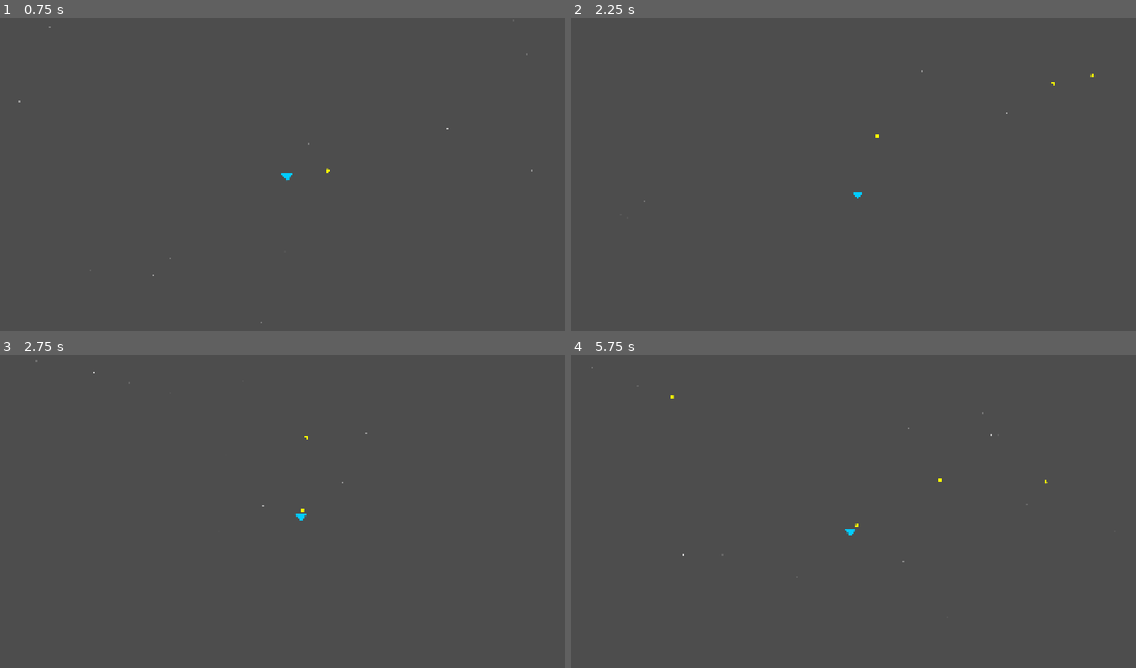
Above: before the commit, frames 1-4 (two rows, left to right).
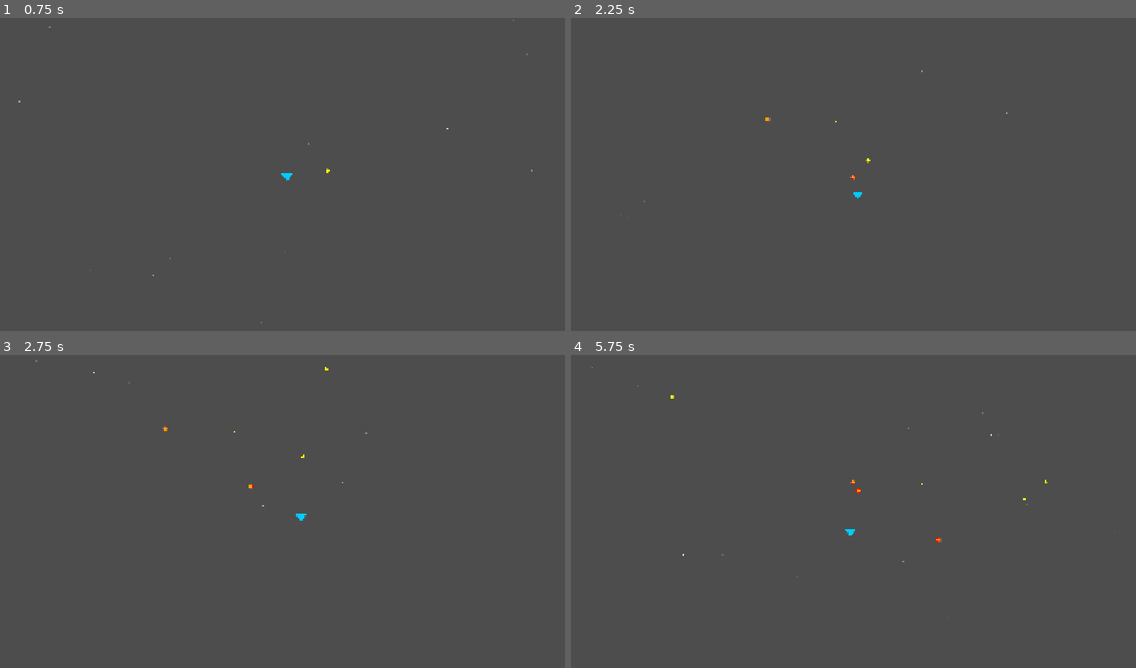
Above: after the commit, the same moments.

Repository: djxqwq/Stellar-Pedigree
Game: Godot game, scene res://src/scenes/Main.tscn
The game is run twice, just before and just after one commit, with the same random seed, the same clock (stepped at 60 frames per second) and the same inputs.
Inputs (mouse positions are in pixels of both pictures, inside the frame that each line leads up to):
- Up to frame 1 (0.75 s): tap Enter (ui_accept) at 0.5 s; move the mouse to (406, 161) at 0.52 s; press the mouse at (406, 161) at 0.53 s; hold Right (move_right) from 0.53 s (still down)
- Up to frame 2 (2.25 s): tap Enter (ui_accept) at 0.77, 1.52 s; tap Q (ui_next) at 0.8, 1.35 s; move the mouse to (740, 193) at 1.27 s; release Right (move_right) at 1.28 s; release the mouse at (740, 193) at 1.28 s; hold Down (move_down) 1.28-2.03 s; click (740, 193) at 1.42 s; tap E (ui_prev) at 1.55, 2.1 s; move the mouse to (910, 105) at 2.02 s; press the mouse at (910, 105) at 2.03 s; hold Right (move_right) from 2.03 s (still down)
- Up to frame 3 (2.75 s): keep holding Right (move_right)
- Up to frame 4 (5.75 s): move the mouse to (825, 577) at 2.77 s; release Right (move_right) at 2.78 s; release the mouse at (825, 577) at 2.78 s; hold Up (move_up) 2.78-3.53 s; click (825, 577) at 2.85 s; tap Enter (ui_accept) at 3.02, 3.77, 4.52 s; tap Q (ui_next) at 3.05, 3.6, 5.3 s; move the mouse to (1023, 561) at 3.52 s; hold Left (move_left) 3.53-5.03 s; click (1023, 561) at 3.67 s; tap E (ui_prev) at 3.8, 4.35 s; move the mouse to (684, 464) at 4.27 s; click (684, 464) at 4.55 s; move the mouse to (881, 514) at 5.02 s; press the mouse at (881, 514) at 5.03 s; hold Down (move_down) from 5.03 s (still down)

Frame 1 is identical in both runs. In frame 2, less than 0.1% of the frame differs, in the area x 34-93%, y 17-52%; in frame 3, less than 0.1%; in frame 4, less than 0.1%, in the area x 49-81%, y 39-60%.

Commit message:
v1.1 创建武器

Diff:
--- a/src/scripts/Main.gd
+++ b/src/scripts/Main.gd
@@ -105,15 +105,25 @@
 
 	# Weapon switching for testing
 	if Input.is_action_just_pressed("ui_next"): # Q key - next weapon
+		print("Q pressed - switching to next weapon")
 		var new_weapon = weapon_manager.switch_to_next_weapon()
+		print("New weapon created: ", new_weapon)
 		player.weapons.clear()
 		player.add_weapon(new_weapon)
+		print("Player current weapon: ", player.current_weapon)
+		print("Player current weapon name: ", player.current_weapon.weapon_name if player.current_weapon else "None")
+		print("Player weapons count: ", player.weapons.size())
 
 	if Input.is_action_just_pressed("ui_prev"): # E key - previous weapon
+		print("E pressed - switching to previous weapon")
 		var new_weapon = weapon_manager.switch_to_previous_weapon()
+		print("New weapon created: ", new_weapon)
 		player.weapons.clear()
 		player.add_weapon(new_weapon)
+		print("Player current weapon: ", player.current_weapon)
+		print("Player current weapon name: ", player.current_weapon.weapon_name if player.current_weapon else "None")
+		print("Player weapons count: ", player.weapons.size())
 
-	# Display bullet count
-	if bullet_count > 0:
-		print("Bullets in scene: ", bullet_count)
+	# Bullet count tracking (debug disabled)
+	# if bullet_count > 0:
+	#     print("Bullets in scene: ", bullet_count)
--- a/src/scripts/WeaponManager.gd
+++ b/src/scripts/WeaponManager.gd
@@ -21,24 +21,62 @@
 var current_weapon_index: int = 0
 
 func _ready():
-	print("Weapon Manager initialized with ", weapon_database.size(), " weapons")
+	pass
 
 func switch_to_next_weapon():
 	current_weapon_index = (current_weapon_index + 1) % weapon_database.size()
 	var weapon_script = weapon_database[current_weapon_index]
-	print("Switched to weapon: ", weapon_script)
+	print("Switching to index: ", current_weapon_index, " script: ", weapon_script)
 	return create_weapon(weapon_script)
 
 func switch_to_previous_weapon():
 	current_weapon_index = (current_weapon_index - 1 + weapon_database.size()) % weapon_database.size()
 	var weapon_script = weapon_database[current_weapon_index]
-	print("Switched to weapon: ", weapon_script)
 	return create_weapon(weapon_script)
 
 func create_weapon(weapon_script_path: String):
 	var weapon_script = load(weapon_script_path)
 	var weapon = weapon_script.new()
+
+	# Manually initialize weapon based on its type
+	_initialize_weapon(weapon, weapon_script_path)
+
 	return weapon
+
+func _initialize_weapon(weapon: Node, script_path: String):
+	print("Initializing weapon from: ", script_path)
+
+	# Initialize weapon properties based on script path
+	if script_path.contains("PulseRifle"):
+		print("Setting up Pulse Rifle")
+		weapon.weapon_name = "Pulse Rifle"
+		weapon.damage = 12
+		weapon.fire_rate = 3.0
+		weapon.bullet_speed = 800.0
+	elif script_path.contains("HeavyParticleCannon"):
+		print("Setting up Heavy Particle Cannon")
+		weapon.weapon_name = "Heavy Particle Cannon"
+		weapon.damage = 40
+		weapon.fire_rate = 1.0
+		weapon.bullet_speed = 400.0
+	elif script_path.contains("StardustShotgun"):
+		print("Setting up Stardust Shotgun")
+		weapon.weapon_name = "Stardust Shotgun"
+		weapon.damage = 8
+		weapon.fire_rate = 1.5
+		weapon.bullet_speed = 600.0
+	elif script_path.contains("BlackHoleGrenade"):
+		print("Setting up Black Hole Grenade")
+		weapon.weapon_name = "Black Hole Grenade"
+		weapon.damage = 0
+		weapon.fire_rate = 0.8
+		weapon.bullet_speed = 400.0
+	# Add more weapon types as needed
+
+	# Load bullet scene
+	weapon.bullet_scene = preload("res://src/scenes/player/Bullet.tscn")
+
+	print("Weapon initialized. Name: ", weapon.weapon_name)
 
 func get_random_weapon():
 	var random_index = randi() % weapon_database.size()
--- a/src/scripts/player/Player.gd
+++ b/src/scripts/player/Player.gd
@@ -150,10 +150,18 @@
 	# Will implement game over logic later
 
 func add_weapon(weapon):
+	print("Adding weapon to player: ", weapon)
+	print("Weapon name: ", weapon.weapon_name if weapon.has_method("get") else "Unknown")
 	weapons.append(weapon)
 	$WeaponHolder.add_child(weapon)
 	if not current_weapon:
 		current_weapon = weapon
+		print("Set as current weapon")
+	else:
+		current_weapon = weapon  # Always set new weapon as current
+		print("Updated current weapon")
+	print("Player current weapon after add: ", current_weapon)
+	print("Player current weapon name after add: ", current_weapon.weapon_name if current_weapon else "None")
 
 func switch_weapon(weapon_index: int):
 	if weapon_index >= 0 and weapon_index < weapons.size():
--- a/src/scripts/player/Weapon.gd
+++ b/src/scripts/player/Weapon.gd
@@ -20,7 +20,6 @@
 
 func can_shoot() -> bool:
 	var cooldown_time = 1.0 / fire_rate
-	print("Time since last shot: ", time_since_last_shot, " / Cooldown: ", cooldown_time)
 	return time_since_last_shot >= cooldown_time
 
 func shoot(position: Vector2, direction: Vector2):
@@ -31,6 +30,13 @@
 	_create_bullet(position, direction)
 
 func _create_bullet(position: Vector2, direction: Vector2):
+	# Override in specific weapon classes for custom effects
+	print("Creating bullet for weapon: ", weapon_name)
+	_create_custom_bullet(position, direction)
+
+func _create_custom_bullet(position: Vector2, direction: Vector2):
+	# Default bullet creation
+	print("Using DEFAULT bullet creation for: ", weapon_name)
 	var bullet = bullet_scene.instantiate()
 	get_tree().current_scene.add_child(bullet)
 	bullet.global_position = position
--- a/src/scripts/weapons/BlackHoleGrenade.gd
+++ b/src/scripts/weapons/BlackHoleGrenade.gd
@@ -27,15 +27,49 @@
 		3:
 			_throw_explosive_grenade(position, direction)
 
+func _create_custom_bullet(position: Vector2, direction: Vector2):
+	# Override for black hole grenade
+	print("Creating BLACK HOLE GRENADE")
+	_throw_grenade(position, direction, black_hole_duration)
+
 func _throw_grenade(position: Vector2, direction: Vector2, duration: float):
-	var grenade = bullet_scene.instantiate()
+	# Create a custom black hole grenade instead of using regular bullet
+	var grenade = Node2D.new()
+	grenade.name = "BlackHoleGrenade"
 	get_tree().current_scene.add_child(grenade)
 	grenade.global_position = position
-	grenade.setup(direction, damage, bullet_speed)
 
-	# Create black hole on impact
-	# Will implement when we have collision detection
-	_create_black_hole(grenade.global_position, duration)
+	# Add visual effect
+	var sprite = Sprite2D.new()
+	var texture = ImageTexture.new()
+	var image = Image.create(16, 16, false, Image.FORMAT_RGBA8)
+	image.fill(Color.TRANSPARENT)
+	# Draw purple circle for grenade
+	for y in range(16):
+		for x in range(16):
+			var dist = Vector2(x - 8, y - 8).length()
+			if dist <= 6:
+				image.set_pixel(x, y, Color.PURPLE)
+			if dist <= 4:
+				image.set_pixel(x, y, Color.BLACK)
+	texture.set_image(image)
+	sprite.texture = texture
+	grenade.add_child(sprite)
+
+	# Add movement
+	var tween = create_tween()
+	tween.tween_method(_move_grenade.bind(grenade, direction), 0.0, 1.0, 1.0)
+
+	# Create black hole after delay
+	var timer = Timer.new()
+	timer.wait_time = 1.0
+	timer.one_shot = true
+	grenade.add_child(timer)
+	timer.timeout.connect(_create_black_hole.bind(grenade.global_position, duration))
+	timer.start()
+
+func _move_grenade(grenade: Node2D, direction: Vector2, progress: float):
+	grenade.global_position += direction * bullet_speed * 0.016
 
 func _create_black_hole(position: Vector2, duration: float):
 	var black_hole = Node2D.new()
@@ -43,21 +77,29 @@
 	get_tree().current_scene.add_child(black_hole)
 	black_hole.global_position = position
 
-	# Create pull effect
-	var pull_area = Area2D.new()
-	var collision_shape = CollisionShape2D.new()
-	var circle_shape = CircleShape2D.new()
-	circle_shape.radius = pull_radius
-	collision_shape.shape = circle_shape
-	pull_area.add_child(collision_shape)
-	black_hole.add_child(pull_area)
+	# Create visual effect - larger purple circle
+	var sprite = Sprite2D.new()
+	var texture = ImageTexture.new()
+	var image = Image.create(32, 32, false, Image.FORMAT_RGBA8)
+	image.fill(Color.TRANSPARENT)
+	# Draw purple circle for black hole
+	for y in range(32):
+		for x in range(32):
+			var dist = Vector2(x - 16, y - 16).length()
+			if dist <= 12:
+				image.set_pixel(x, y, Color(0.5, 0.0, 1.0, 0.8))
+			if dist <= 8:
+				image.set_pixel(x, y, Color.BLACK)
+	texture.set_image(image)
+	sprite.texture = texture
+	black_hole.add_child(sprite)
 
-	# Create visual effect
+	# Create particle effect
 	var particles = CPUParticles2D.new()
-	particles.amount = 30
-	particles.lifetime = 2.0
+	particles.amount = 50
+	particles.lifetime = 3.0
 	particles.emitting = true
-	particles.color = Color(0.2, 0.0, 0.5, 0.8)
+	particles.color = Color(0.5, 0.0, 1.0, 0.6)
 	black_hole.add_child(particles)
 
 	# Remove black hole after duration
--- a/src/scripts/weapons/HeavyParticleCannon.gd
+++ b/src/scripts/weapons/HeavyParticleCannon.gd
@@ -25,8 +25,53 @@
 		3:
 			_shoot_burning(position, direction)
 
+func _create_custom_bullet(position: Vector2, direction: Vector2):
+	# Override for heavy particle cannon - create large red bullet
+	print("Creating HEAVY PARTICLE BULLET")
+	_create_heavy_bullet(position, direction)
+
 func _shoot_single(position: Vector2, direction: Vector2):
-	var bullet = _create_explosive_bullet(position, direction, explosion_radius)
+	_create_heavy_bullet(position, direction)
+
+func _create_heavy_bullet(position: Vector2, direction: Vector2):
+	# Create large red bullet for Heavy Particle Cannon
+	var bullet = Node2D.new()
+	bullet.name = "HeavyParticleBullet"
+	get_tree().current_scene.add_child(bullet)
+	bullet.global_position = position
+
+	# Add visual effect - large red bullet
+	var sprite = Sprite2D.new()
+	var texture = ImageTexture.new()
+	var image = Image.create(20, 20, false, Image.FORMAT_RGBA8)
+	image.fill(Color.TRANSPARENT)
+	# Draw large red circle
+	for y in range(20):
+		for x in range(20):
+			var dist = Vector2(x - 10, y - 10).length()
+			if dist <= 8:
+				image.set_pixel(x, y, Color.RED)
+			if dist <= 6:
+				image.set_pixel(x, y, Color.ORANGE)
+	texture.set_image(image)
+	sprite.texture = texture
+	bullet.add_child(sprite)
+
+	# Add movement
+	var tween = create_tween()
+	tween.tween_method(_move_heavy_bullet.bind(bullet, direction), 0.0, 1.0, 1.5)
+
+	# Remove after lifetime
+	var remove_timer = Timer.new()
+	remove_timer.wait_time = 1.5
+	remove_timer.one_shot = true
+	bullet.add_child(remove_timer)
+	remove_timer.timeout.connect(bullet.queue_free)
+
+func _move_heavy_bullet(bullet: Node2D, direction: Vector2, progress: float):
+	print("Moving heavy bullet: ", bullet.global_position, " direction: ", direction)
+	bullet.global_position += direction * bullet_speed * 0.016
+	print("New position: ", bullet.global_position)
 
 func _shoot_explosive(position: Vector2, direction: Vector2):
 	# Form 2: Larger explosion
--- a/src/scripts/weapons/MeteorSummon.gd
+++ b/src/scripts/weapons/MeteorSummon.gd
@@ -21,11 +21,11 @@
 
 	match current_form:
 		1:
-			_summon_meteors(position, meteor_count)
+			_summon_meteors(position, direction, meteor_count)
 		2:
-			_summon_meteors(position, 2)
+			_summon_meteors(position, direction, 2)
 		3:
-			_summon_shockwave_meteors(position, 2)
+			_summon_shockwave_meteors(position, direction, 2)
 
 func _summon_meteors(position: Vector2, direction: Vector2, count: int):
 	for i in range(count):
--- a/src/scripts/weapons/PulseRifle.gd
+++ b/src/scripts/weapons/PulseRifle.gd
@@ -9,18 +9,13 @@
 	fire_rate = 3.0
 	bullet_speed = 800.0
 
-	print("PulseRifle ready - Fire rate: ", fire_rate)
-
 	# Create bullet scene
 	bullet_scene = preload("res://src/scenes/player/Bullet.tscn")
 
 func shoot(position: Vector2, direction: Vector2):
-	print("Weapon shoot called")
 	if not can_shoot():
-		print("Cannot shoot - cooldown")
 		return
 
-	print("Shooting bullet")
 	time_since_last_shot = 0.0
 
 	match current_form:
@@ -32,7 +27,6 @@
 			_shoot_triple(position, direction)
 
 func _shoot_single(position: Vector2, direction: Vector2):
-	print("Creating single bullet")
 	_create_bullet(position, direction)
 
 func _shoot_double(position: Vector2, direction: Vector2):
--- a/src/scripts/weapons/StardustShotgun.gd
+++ b/src/scripts/weapons/StardustShotgun.gd
@@ -27,6 +27,11 @@
 		3:
 			_shoot_360(position, direction)
 
+func _create_custom_bullet(position: Vector2, direction: Vector2):
+	# Override for shotgun spread shot
+	print("Creating SHOTGUN SPREAD with ", pellet_count, " pellets")
+	_shoot_spread(position, direction, pellet_count)
+
 func _shoot_spread(position: Vector2, direction: Vector2, pellets: int):
 	var angle_step = spread_angle / (pellets - 1)
 	var start_angle = -spread_angle / 2
@@ -34,7 +39,43 @@
 	for i in range(pellets):
 		var angle = start_angle + i * angle_step
 		var pellet_dir = direction.rotated(deg_to_rad(angle))
-		_create_pellet(position, pellet_dir)
+		_create_shotgun_pellet(position, pellet_dir)
+
+func _create_shotgun_pellet(position: Vector2, direction: Vector2):
+	# Create individual pellet with custom visual
+	var pellet = Node2D.new()
+	pellet.name = "ShotgunPellet"
+	get_tree().current_scene.add_child(pellet)
+	pellet.global_position = position
+
+	# Add visual effect - smaller yellow pellet
+	var sprite = Sprite2D.new()
+	var texture = ImageTexture.new()
+	var image = Image.create(8, 8, false, Image.FORMAT_RGBA8)
+	image.fill(Color.TRANSPARENT)
+	# Draw small yellow circle
+	for y in range(8):
+		for x in range(8):
+			var dist = Vector2(x - 4, y - 4).length()
+			if dist <= 3:
+				image.set_pixel(x, y, Color.YELLOW)
+	texture.set_image(image)
+	sprite.texture = texture
+	pellet.add_child(sprite)
+
+	# Add movement
+	var tween = create_tween()
+	tween.tween_method(_move_shotgun_pellet.bind(pellet, direction), 0.0, 1.0, 2.0)
+
+	# Remove after lifetime
+	var remove_timer = Timer.new()
+	remove_timer.wait_time = 2.0
+	remove_timer.one_shot = true
+	pellet.add_child(remove_timer)
+	remove_timer.timeout.connect(pellet.queue_free)
+
+func _move_shotgun_pellet(pellet: Node2D, direction: Vector2, progress: float):
+	pellet.global_position += direction * bullet_speed * 0.016
 
 func _shoot_wide(position: Vector2, direction: Vector2):
 	# Form 2: More pellets, narrower spread
Not shown, added: icon.svg.import
